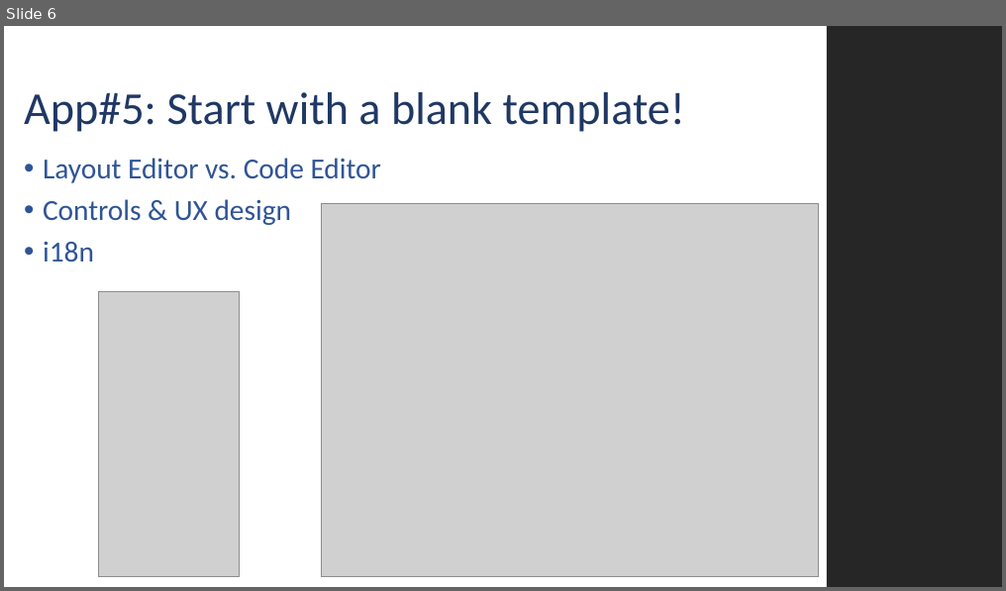
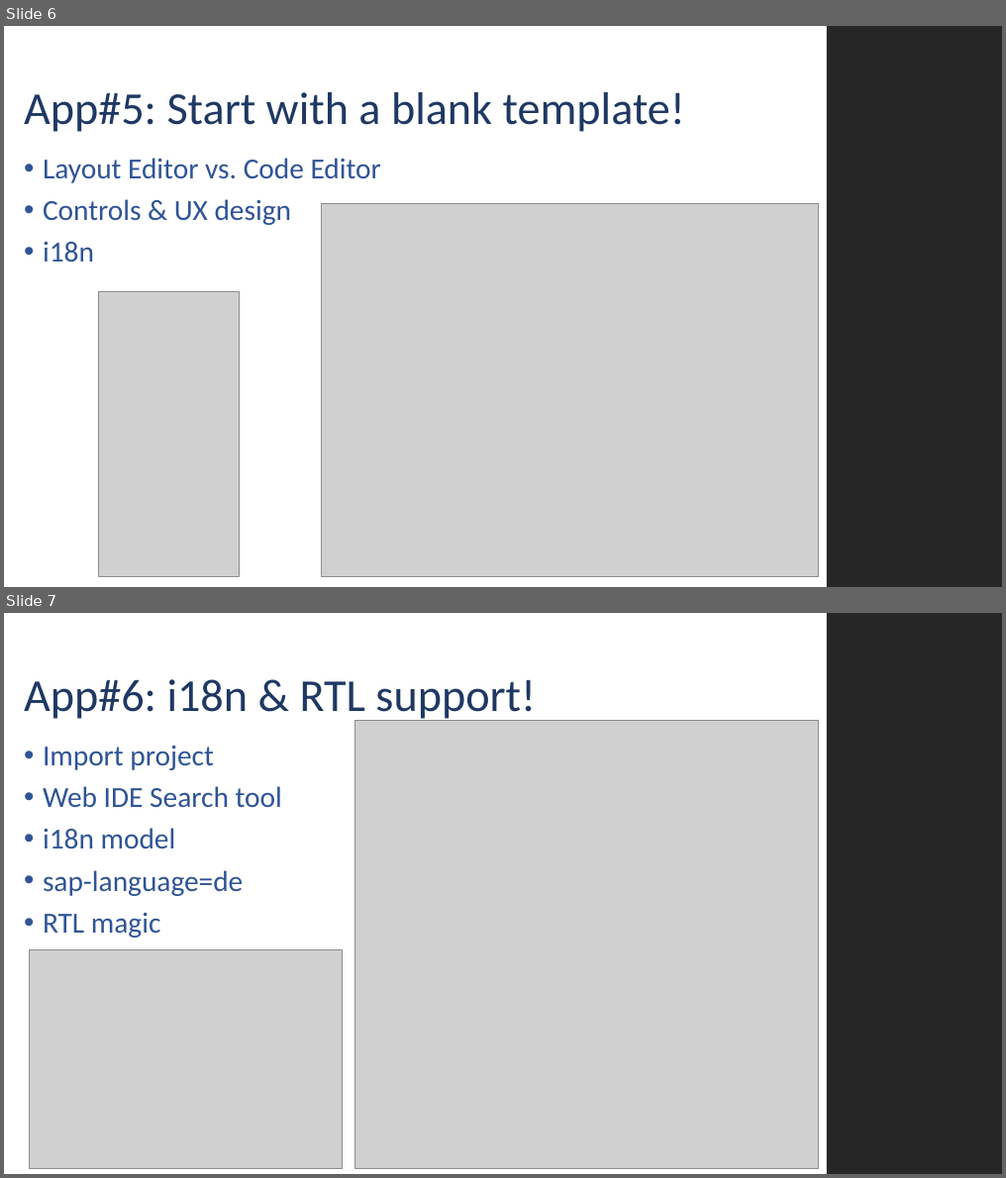
Before and after one commit to MJZSoft/OpenUI5Tutorial, a slide deck: Presentations/UI5_002.pptx. Shown one above the other, each under a label of ours: slide 6 before the commit, slides 6 and 7 after it. The pictures are 1006x591 and 1006x1178 pixels, drawn with LibreOffice and Linux fonts; fonts in the diff are those of the drawing; grey boxes stand for pictures; background and template pictures are left out. Boxes give left, top, right and bottom in pixels: in the first picture for what was removed or moved away, otherwise in the second. Text is boxed around its words. In the diff, an @@ line names an element or a change of style, - is before the commit and + after.

```diff
--- a/Presentations/UI5_002.pptx
+++ b/Presentations/UI5_002.pptx
@@ slide 7 added at [4, 613, 1002, 1174], background #FFFFFF; not listed: 1 template element that a slide beside it also shows @@
@@ title added at [24, 679, 536, 723], 44 pt, text #1F3864 @@
+App#6: i18n & RTL support!
@@ picture added at [355, 721, 819, 1169] @@
@@ text added at [43, 746, 282, 938], 28 pt, text #2F5496 @@
+• Import project
+• Web IDE Search tool
+• i18n model
+• sap-language=de
+• RTL magic
@@ picture added at [30, 950, 343, 1169] @@
```
Also in this commit, not shown: 1 slide changed, 30 other files.
